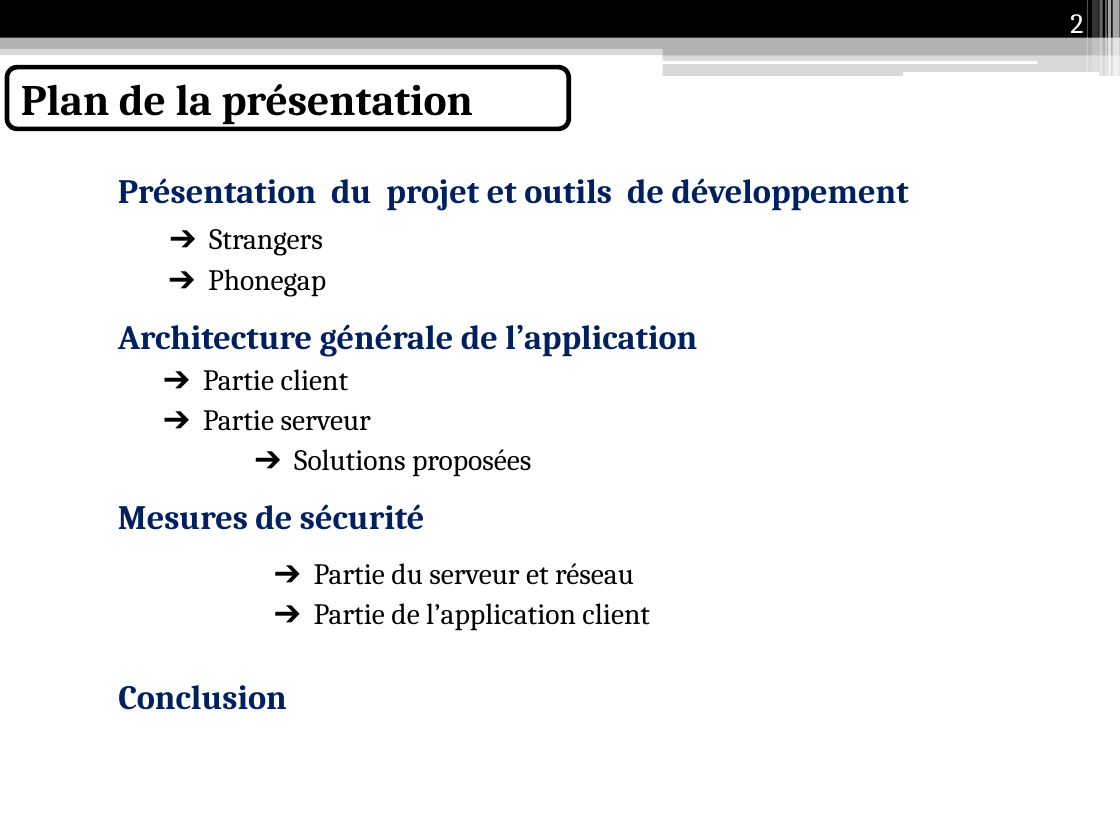
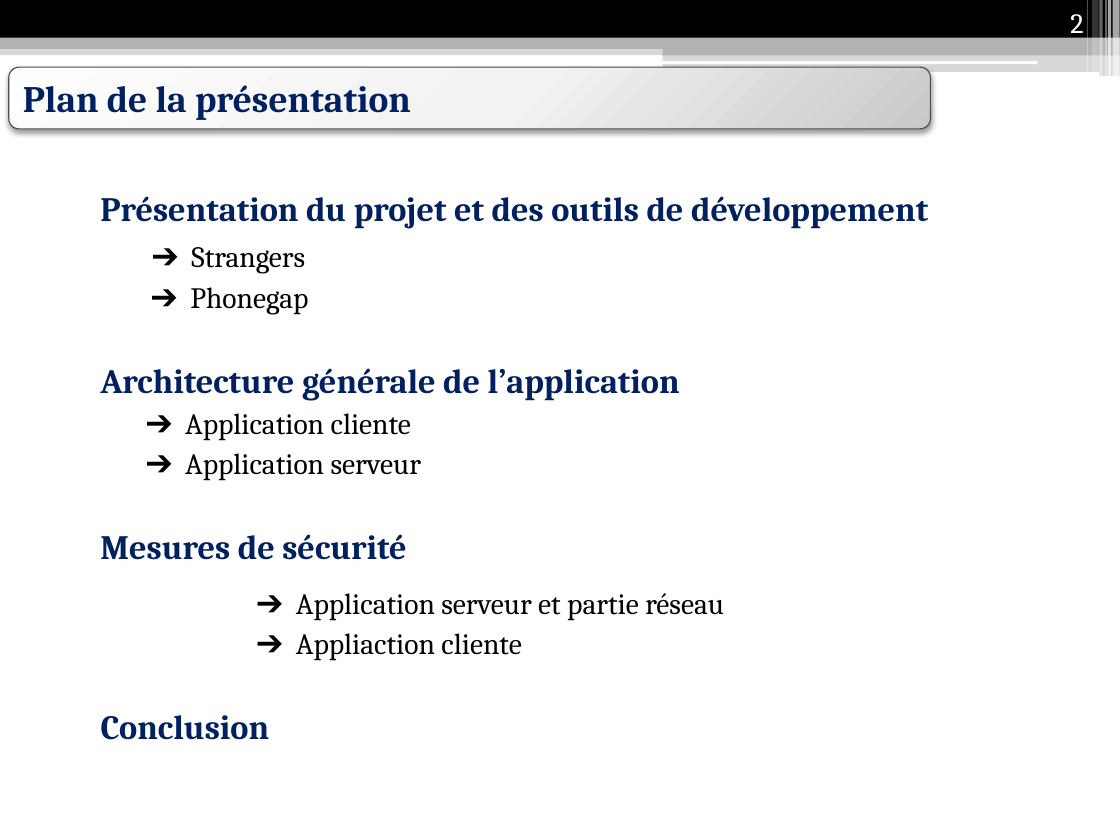
Before and after one commit to Anicky/Strangers-Phonegap, a slide deck: slide 2 of présentation/Présentation IF26.pptx. Drawn at 1120x840 pixels with LibreOffice and Linux fonts; fonts in the diff are those of the drawing. Boxes give left, top, right and bottom in pixels: in the first picture for what was removed or moved away, otherwise in the second. Text is boxed around its words. In the diff, an @@ line names an element or a change of style, - is before the commit and + after.

```diff
--- a/présentation/Présentation IF26.pptx
+++ b/présentation/Présentation IF26.pptx
@@ rounded rectangle "Plan de la présentation": place and size @@
-rounded rectangle "Plan de la présentation" at bbox=[7, 67, 569, 129]
+rounded rectangle "Plan de la présentation" at bbox=[9, 67, 931, 129]
@@ rounded rectangle "Plan de la présentation" at bbox=[9, 67, 931, 129]: size 28 to 24 pt, text colour #000000 to #002060; fill #FFFFFF to gradient #FEFEFE to #F2F2F2 to #C9C9C9; outline #000000 3 pt to #4D4D4D 0.75 pt; shadow on @@
@@ text "Présentation du projet et des ...": place and size @@
-text "Présentation du projet et des ..." at bbox=[118, 178, 909, 710]
+text "Présentation du projet et des ..." at bbox=[100, 196, 928, 740]
@@ text at bbox=[100, 196, 928, 229]: text changed @@
-Présentation du projet et outils de développement
+Présentation du projet et des outils de développement
@@ text at bbox=[185, 413, 421, 480]: text changed @@
-➔ Partie client
-➔ Partie serveur
-➔ Solutions proposées
+➔ Application cliente
+➔ Application serveur
@@ text at bbox=[296, 593, 724, 661]: text changed @@
-➔ Partie du serveur et réseau
-➔ Partie de l’application client
+➔ Application serveur et partie réseau
+➔ Appliaction cliente
```
Also in this commit, not shown: 5 other slides changed, 5 slides added, 5 slides removed, 5 other files.
